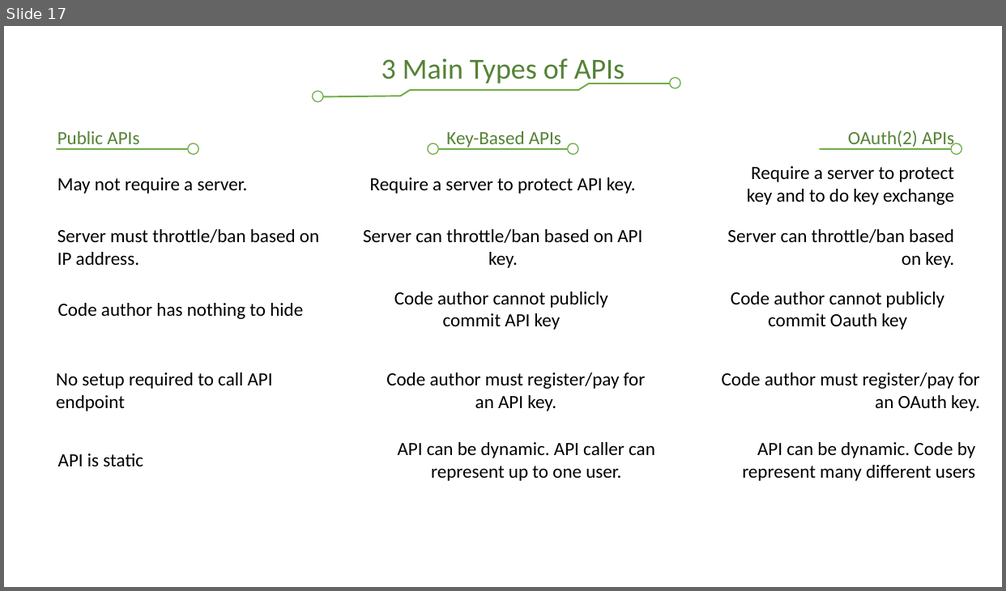
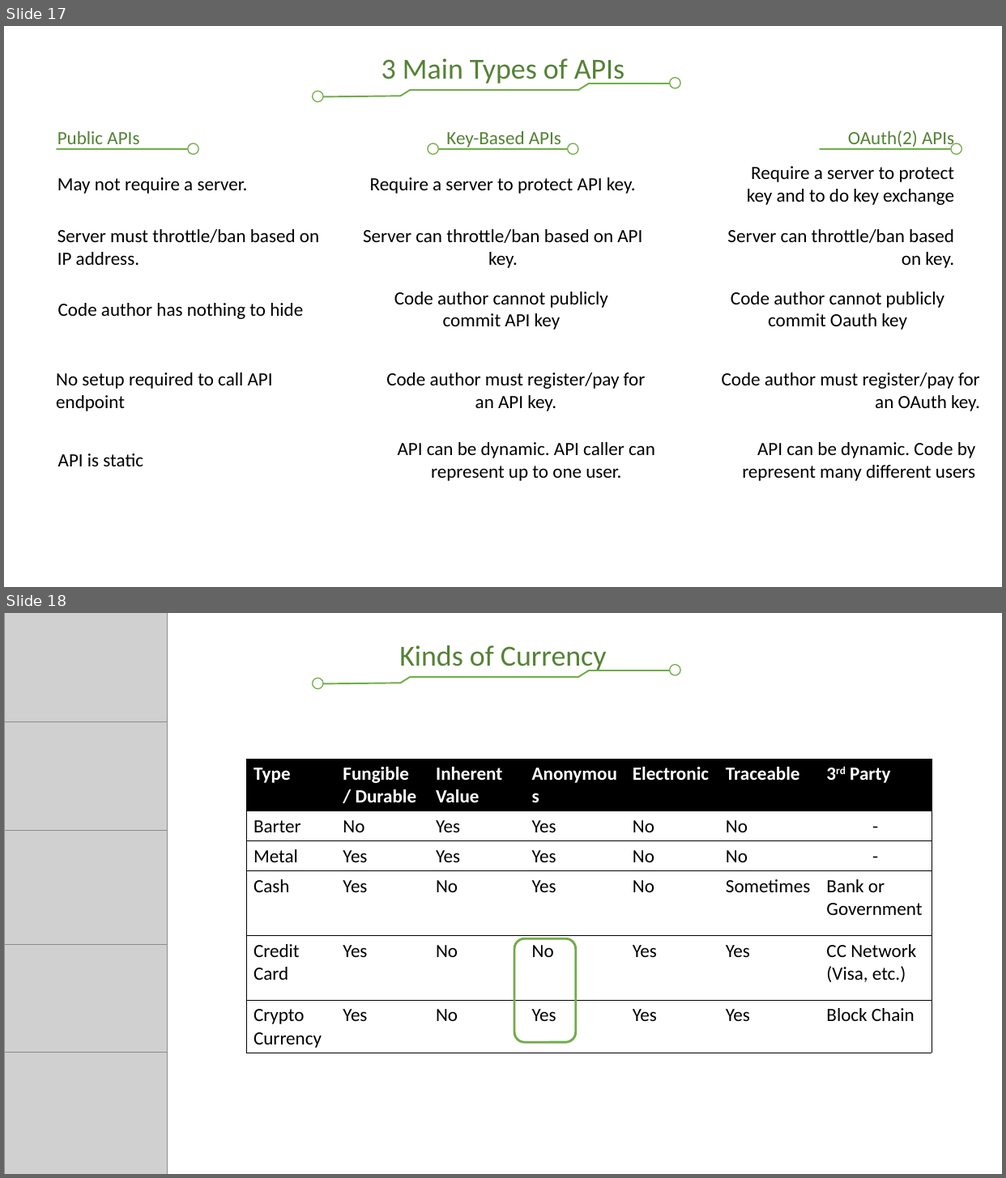
Before and after one commit to CS3550/Fall2020, a slide deck: Network Parts and Terms.pptx. Shown one above the other, each under a label of ours: slide 17 before the commit, slides 17 and 18 after it. The pictures are 1006x591 and 1006x1178 pixels, drawn with LibreOffice and Linux fonts; fonts in the diff are those of the drawing; grey boxes stand for pictures; background and template pictures are left out. Boxes give left, top, right and bottom in pixels: in the first picture for what was removed or moved away, otherwise in the second. Text is boxed around its words. In the diff, an @@ line names an element or a change of style, - is before the commit and + after.

Commit message:
Crypto Currency

```diff
--- a/Network Parts and Terms.pptx
+++ b/Network Parts and Terms.pptx
@@ slide 18 added at (4,613,1002,1174), background #FFFFFF @@
@@ text added at (399,645,607,674), 28 pt, text #548235 @@
+Kinds of Currency
@@ group added at (313,665,681,689): 5 lines, 2 ellipses @@
@@ table added at (246,759,931,1053), 6 rows, 7 columns @@
+Type | Fungible / Durable | Inherent Value | Anonymous | Electronic | Traceable | 3rd Party
+Barter | No | Yes | Yes | No | No | -
+Metal | Yes | Yes | Yes | No | No | -
+Cash | Yes | No | Yes | No | Sometimes | Bank or Government
+Credit Card | Yes | No | No | Yes | Yes | CC Network (Visa, etc.)
+Crypto Currency | Yes | No | Yes | Yes | Yes | Block Chain
@@ rounded rectangle added at (514,939,576,1043), outline #70AD47 2.25 pt @@
@@ group added at (4,613,167,1174): 5 pictures @@
```
